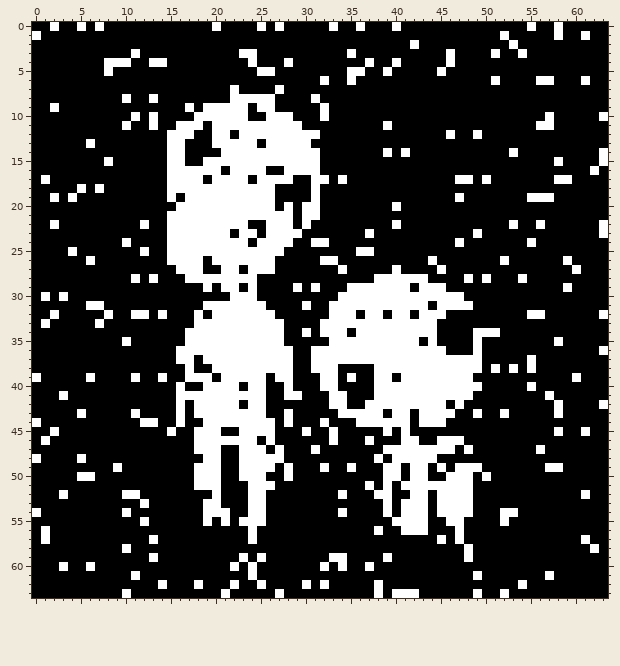
Two versions of one pixel-art sprite, resources/images/zoomed_w_noise/kusozu.png. Above is the file before it was changed.
The file is 256x256 pixels, drawn in blocks of 4x4; one block is one cell here.
After the commit:
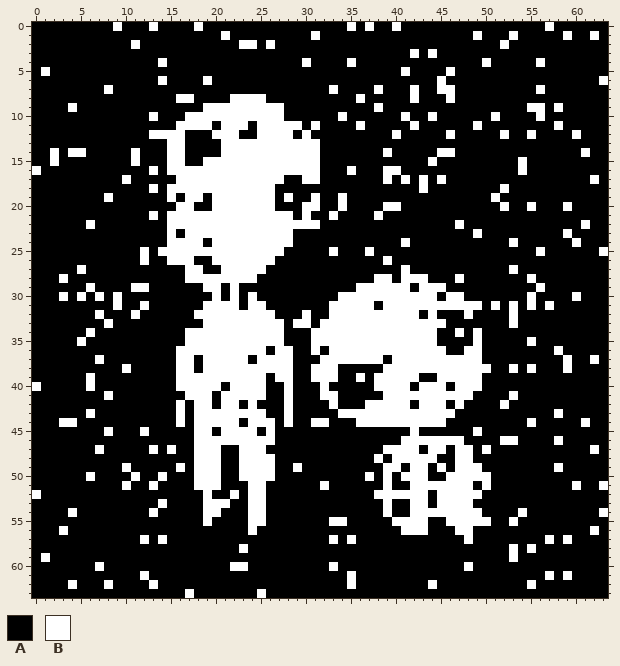
Palette (. is transparent): A #000000  B #ffffff
Diff:
Changed rows in their new state; - is an unchanged pixel.
first column x 0:
 0 --A--A-A-B---B----B-A----A-A-----A-BAB-----------------A-BA-----
 1 A--------------------B---------B-----------------B--AB----AB-AB-
 2 -----------B-----------BB-B---------------A---------BA----------
 3 -----------A-----------AA----------A------B-B-A----A--A---------
 4 --------AAA--A----------A---A-B----B-A--A-----A---B-----B-------
 5 -B------A----------------AA--------AA--A-B---AB-----------------
 6 --------------B----B------------A--A---------B-----A----AA---A-B
 7 --------B-------------A----A-----B----B---B--BB---------B-------
 8 ----------A--A--BB--------A----A----B-----B---B-----------------
 9 --A-B------------A------B--B----A-----B----------------BB-B-----
10 -----------A-----B------BB--A---A-B------B--B------B----BA-----A
11 ----------A--A-----BA---A------B----B--A--B------B------AAB-----
12 -------------BB--A----BAA----A-A--------B--------A--B--B----B---
13 ------A-------------A----B-----B--------------------------------
14 --B-BB-----B-----------------------------A---BB------A-------B-A
15 --B-----A--B--------------------------------B---------B---A----A
16 B------------B-------B----BB-------B---BB-------------B-------A-
17 -A--------B----A---B----B---A-B-A-A----B-B-B-B-AA-A-------AA--B-
18 -----A-A-----B-----------------A-----------B--------B-----------
19 --A-A---B----------A--------B-----B------------A---B---AAA------
20 ------------------AA--------A-----B----B------------B--B---B----
21 -------------B-----------------A-B----B-------------------------
22 --A---B-----A-----------BB---B-B--------A------B-----A--A----B-A
23 ----------------A-----B--B---A-------A---------------------B---A
24 ----------A--------A----B------AA--------B-----A-----B-A----B---
25 ----A---------B------------------B--A-------------------B------B
26 ------A-----B-----A-------------AA-----B----A-------A------A----
27 -----B----------A------B--A-------A-----AB---A-------B------A---
28 ---B-------A-A--------------------------A------BA-A---AB--------
29 ------B----BB-------BA--A----A-A---A--------------------B--A----
30 -A---B-B-B----------B--A---------------------A---------B----B---
31 ------AA-B--B----------A------A-------A-----B----B-B-B-B-B------
32 --A----BA---A-A----B----------B-----B--B--BA-A--B----B-AA------A
33 -A-----AB---------A----------BB--------------B-------B----------
34 ------B-----------------------AB---B-----------B--AA------------
35 -----B----A--------------------BB----------B-----------B--A-----
36 --------------------------A-----A---------------B---------B----A
37 -------B----------------A------A-------A---------------A---B--B-
38 ----------B-----B--B------------------A-----------BA-------B----
39 A----------A--A-B---B----------B---AB---B--AA----B----------A---
40 B-----B----------BB--A-B---------A--------A---A--------A--------
41 ---A----B-------A---A--------A--B-A---A--------------B---A------
42 --------------------A----A--B-----A-------A---------B-----A----A
43 -----AB----A---------------------------B--B------A--A-----------
44 A--BB-------AA----B----A-------B----------B------------B-----B--
45 --A-----B---B--A----ABB--A----A--A-----A-AB------B--------A--A--
46 -A-----------------------B-------A---A-----BB-------BB----B-----
47 -------B-----B-B-----------A---A-----------A--AB--B-----A-----B-
48 A----A------------B--------A-------------------BB---------------
49 ---------AB-----B-----------AB--A--A---------------------A------
50 -----A-----B--B-----------B-A--------B--AB-------B--------------
51 ----------B--B------------A-----B----A---A--------B---------B--B
52 B--A------AA-------BA-B-----------A-----BB-------B-----------A--
53 ------------A-B------B-------------------A----------------------
54 A---B-----A--B-------A------------A------A--B----B--AAB--------B
55 ------------A--------A-A---------BB-------------BBB-AB----------
56 -A-B----------------------------------A---------B-------------B-
57 -A----------BAB---------A--------B-B---------A-AB--------B-B-A--
58 ----------A------------B------------------------A----B-B------A-
59 -B-----------A---------A-A-------AA----A--------A----B----------
60 ---A--AB---------------BA-------ABA--A----------B---------------
61 -----------AB-----------A----------B-------------A---------B----
62 ----B---B----BA---A---A--A----A-A--B--A-----B---------AB--------
63 ----------A------B---A---B-A----------A-AAA------A--A-----------
Pixel boxes of the changes (left, top, right, bottom) in both pictures:
changed: (32, 22, 608, 598)
